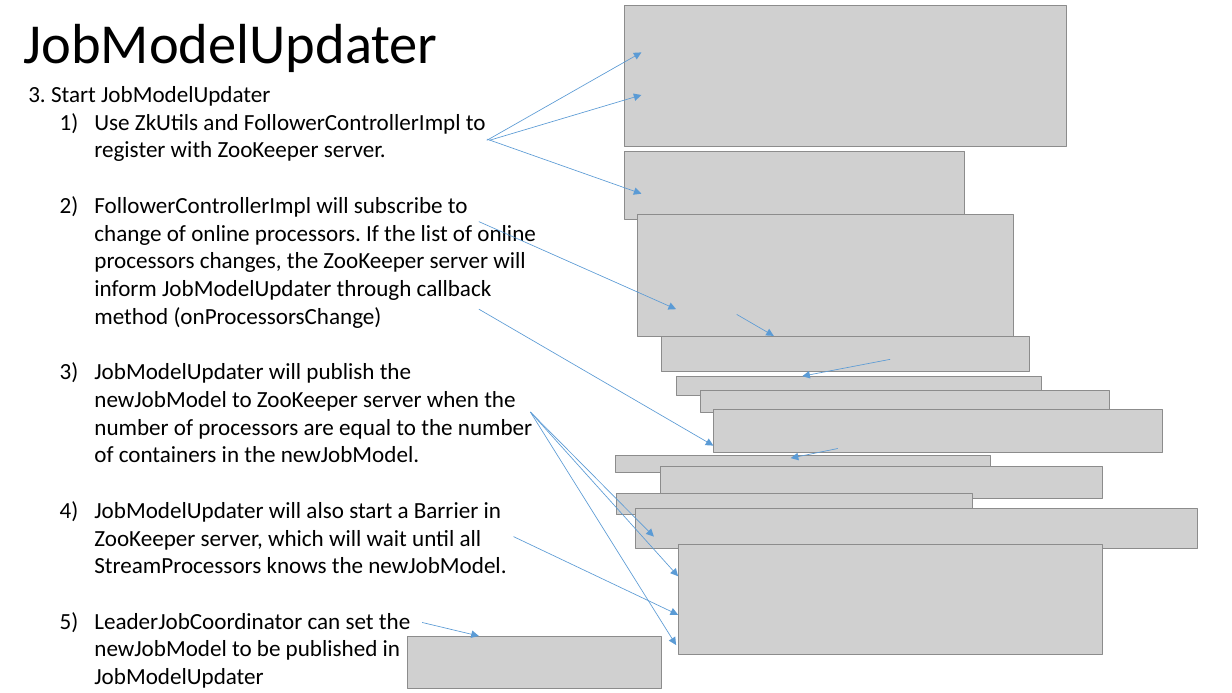
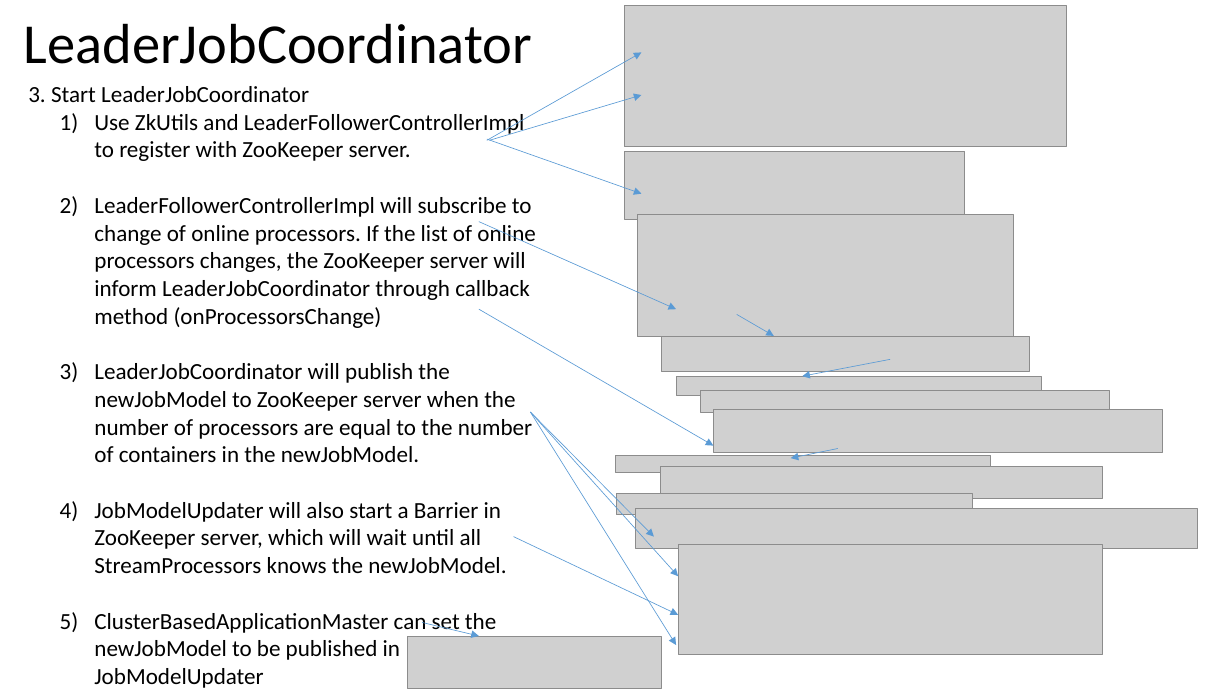
Before and after one commit to Swrrt/Samza-Documents, a slide deck: slide 8 of Documentation/Samza-Snapshot.pptx (slide 5 before the commit). Drawn at 1232x693 pixels with LibreOffice and Linux fonts; fonts in the diff are those of the drawing; grey boxes stand for pictures. Boxes give left, top, right and bottom in pixels: in the first picture for what was removed or moved away, otherwise in the second. Text is boxed around its words. In the diff, an @@ line names an element or a change of style, - is before the commit and + after.

```diff
--- a/Documentation/Samza-Snapshot.pptx
+++ b/Documentation/Samza-Snapshot.pptx
@@ title at bbox=[24, 23, 533, 64]: text changed @@
-JobModelUpdater
+LeaderJobCoordinator
@@ text at bbox=[28, 86, 309, 102]: text changed @@
-3. Start JobModelUpdater
+3. Start LeaderJobCoordinator
@@ text at bbox=[94, 114, 535, 462]: text changed @@
-1) Use ZkUtils and FollowerControllerImpl to register with ZooKeeper server.
-2) FollowerControllerImpl will subscribe to change of online processors. If the list of online processors changes, the ZooKeeper server will inform JobModelUpdater through callback method (onProcessorsChange)
-3) JobModelUpdater will publish the newJobModel to ZooKeeper server when the number of processors are equal to the number of containers in the newJobModel.
+1) Use ZkUtils and LeaderFollowerControllerImpl to register with ZooKeeper server.
+2) LeaderFollowerControllerImpl will subscribe to change of online processors. If the list of online processors changes, the ZooKeeper server will inform LeaderJobCoordinator through callback method (onProcessorsChange)
+3) LeaderJobCoordinator will publish the newJobModel to ZooKeeper server when the number of processors are equal to the number of containers in the newJobModel.
@@ text at bbox=[94, 613, 496, 688]: text changed @@
-5) LeaderJobCoordinator can set the newJobModel to be published in JobModelUpdater
+5) ClusterBasedApplicationMaster can set the newJobModel to be published in JobModelUpdater
```
Also in this commit, not shown: 3 other slides changed, 3 slides added.
